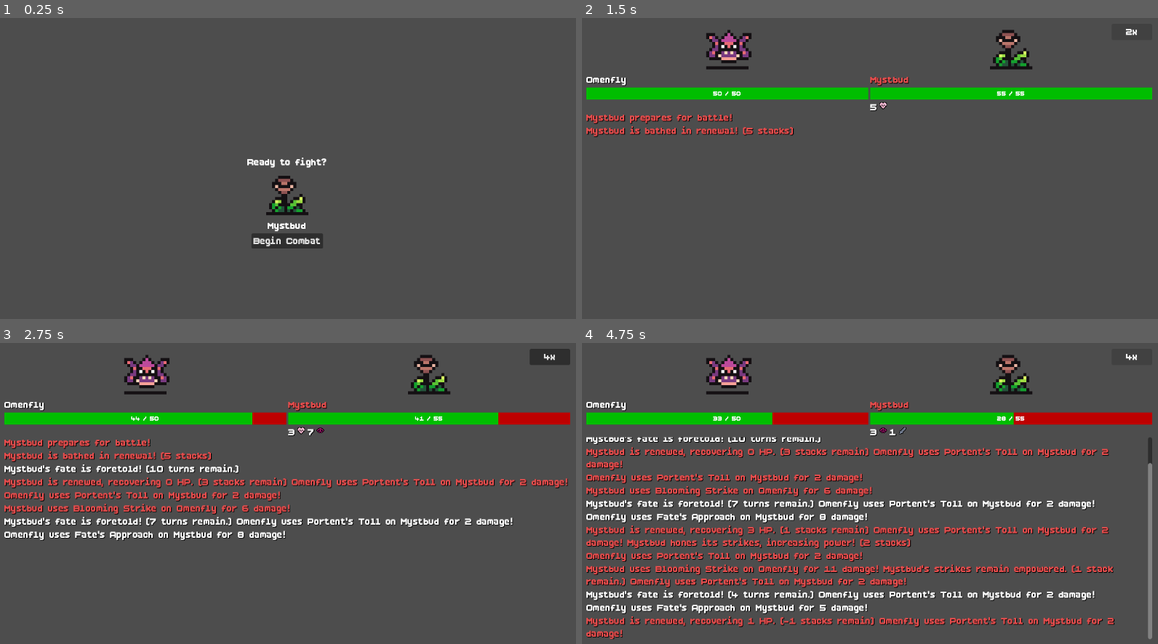
Above: before the commit, frames 1-4 (two rows, left to right).
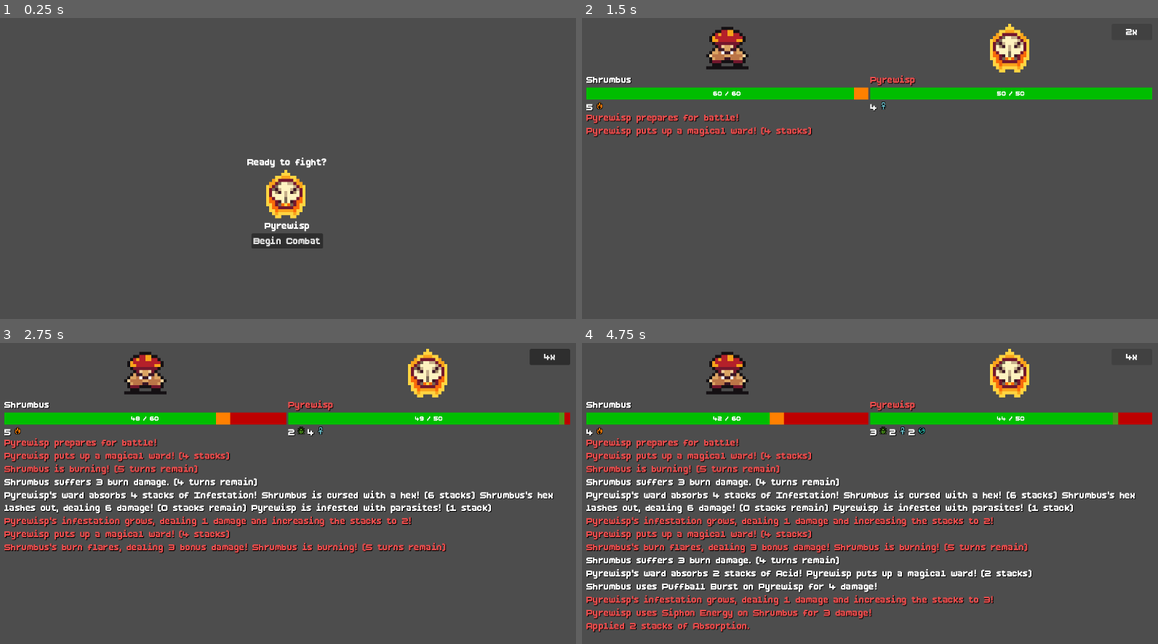
Above: after the commit, the same moments.

Repository: almazancameron/polygonal-pugilists
Game: Godot game, scene res://scenes/battle.tscn
Two runs of this game, one before a commit and one after it. Both use one fixed random seed, a clock stepped at 60 frames per second and the inputs below.
Inputs (mouse positions are in pixels of both pictures, inside the frame that each line leads up to):
- Up to frame 1 (0.25 s): no input
- Up to frame 2 (1.5 s): click "Begin Combat" at 0.5 s; click "1x" at 1.25 s
- Up to frame 3 (2.75 s): tap Enter (ui_accept) at 2, 2.27, 2.57 s; move the mouse to (414, 487) at 2.02 s; hold Right (ui_right) from 2.03 s (still down); hold Shift from 2.03 s (still down); click (414, 487) at 2.17 s
- Up to frame 4 (4.75 s): release Right (ui_right) at 2.75 s; release Shift at 2.75 s; click "4x" at 2.75 s; tap Enter (ui_accept) at 3.5 s; drag from (754, 520) to (841, 568) at 3.52 s; click "2x" at 4.25 s

The runs differ from the first frame. In frame 1, 1.0% of the frame differs, in the area x 45-54%, y 50-72%; in frame 2, 3.0%; in frame 3, 14%; in frame 4, 28%, in the area x 0-99%, y 1-99%.

Commit message:
feat: run the round loop off a real bracket, scouting and resolving off-screen matches
Replaces opponent_lineup with a generated Bracket. Matches the player
isn't in are simulated for odds before their own fight, then rolled to a
true winner afterward (so upsets are possible), with each AI winner's
build grown through the same reward system the player uses.

Tasks 6 and 7 of the plan landed together: advance_round() requires every
match in the round to have a winner, so the loop integration cannot
actually run without the resolver that supplies the other seven.

Entrant selection is still a temporary auto-pick; the character-select
screen replaces it next.

Diff:
--- a/scripts/battle_controller.gd
+++ b/scripts/battle_controller.gd
@@ -5,17 +5,16 @@
 ## until one side is defeated -- both sides choose their own technique via
 ## Combatant.choose_technique(), with no manual clicking once a fight
 ## starts. A non-final win shows an upgrade choice and starts the next
-## round against opponent_lineup's next entry; the final win or any loss
+## round against the bracket's next opponent; the final win or any loss
 ## ends the run.
 ##
 ## Manual Inspector wiring required: full_roster, stat_upgrade_pool,
-## technique_reward_pool, passive_reward_pool. player_familiar_data and
-## opponent_lineup are instead randomly drawn from full_roster every time
-## _ready() runs (see _randomize_matchup()) -- a lightweight stand-in for the
-## real bracket/character-select screen GAME_DESIGN.md §9.1 eventually calls
-## for (that lets the player pick their own entrant; this is just a random
-## gauntlet in the meantime). enemy_familiar_data derives itself from
-## opponent_lineup[0] -- no separate wiring needed for it. The player's
+## technique_reward_pool, passive_reward_pool. full_roster must hold
+## exactly 16 familiars -- Bracket.generate() shuffles them into a real
+## single-elimination tree at the start of every run (see _build_bracket()),
+## replacing the random gauntlet that used to stand in for it. Matches the
+## player isn't in are simulated and scouted before their own fight, then
+## rolled to a true winner afterward (BracketResolver). The player's
 ## familiar starts on whatever priority_rules are already authored directly
 ## on its own Familiar resource -- same as any enemy -- there is no pre-fight
 ## build picker any more.
@@ -49,14 +48,24 @@
 ## reward sequence every run.
 @export var reward_seed: int = 0
 
-## Randomized every _ready() by _randomize_matchup() -- no meaningful
-## difficulty ordering exists among them (nothing in the current roster
-## carries a difficulty rating to order by).
-@export var opponent_lineup: Array[Familiar] = []
-@onready var enemy_familiar_data: Familiar = opponent_lineup[0] if opponent_lineup.size() > 0 else null
-
-## Index into opponent_lineup for the fight currently in progress.
+## Assigned by _build_bracket()/start_next_round() from the bracket's own
+## pairings. No longer derived from a pre-authored lineup.
+var enemy_familiar_data: Familiar
+
+## The run's whole tournament tree. Replaces the old opponent_lineup
+## gauntlet -- see docs/superpowers/specs/2026-09-06-tournament-bracket-design.md.
+var bracket: Bracket
+
+## Round the player is currently in, as a 0-indexed index into
+## bracket.rounds (was previously an index into opponent_lineup).
 var current_round: int = 0
+
+## Seeded per run so a round's upsets are reproducible when reward_seed is set.
+var _bracket_rng: RandomNumberGenerator = RandomNumberGenerator.new()
+
+## Last round's off-screen results, reported once the player's own match
+## resolves.
+var _last_round_results: Array[Dictionary] = []
 
 ## Logs the enemy's skipped-rule reasoning to the combat log. Off by
 ## default since it's debug noise for normal play; flip on in the
@@ -215,7 +224,7 @@
 ## _ready() and again by _on_restart_pressed(), so Restart is a genuinely new
 ## run rather than a full-health replay of whatever matchup just ended.
 func _start_new_run() -> void:
-	_randomize_matchup()
+	_build_bracket()
 	current_round = 0
 	_priority_rules_edited_this_round = false
 
@@ -250,14 +259,9 @@
 	await _wait_for_pre_fight_screen(enemy, false)
 	await begin_fight("%s prepares for battle!" % enemy.familiar.familiar_name, CombatLog.Source.ENEMY)
 
-## Draws 5 distinct familiars from the full roster -- one for the player, four
-## for opponent_lineup -- so every launch starts a different matchup instead
-## of whatever's fixed in the Inspector. Duplicates each pick: player_familiar_
-## data's priority_rules get mutated in place over the course of a run
-## (advance_to_priority_editor()), and load() caches .tres resources by path,
-## so reusing the shared object directly would corrupt the base familiar's
-## data in memory for any later pick of the same familiar within this
-## process.
+## Builds this run's bracket and puts the player in one of its round-1
+## matches. Bracket.generate() duplicates every entrant, so builds can
+## mutate in place over the run without corrupting the base .tres files.
 ##
 ## full_roster is an authored, exported list rather than a runtime directory
 ## scan of resources/familiars/ (an earlier version of this method did that,
@@ -268,21 +272,43 @@
 ## balance_test.gd is fine relying on it since it only ever runs against the
 ## loose project; anything that has to work in an exported build (this file)
 ## can't.
-func _randomize_matchup() -> void:
-	if full_roster.is_empty():
-		push_error("full_roster is empty -- assign all familiars in the Inspector")
+##
+## The entrant choice is temporary: the character-select screen replaces
+## _auto_pick_entrant() with a real player decision.
+func _build_bracket() -> void:
+	if full_roster.size() != Bracket.ENTRANT_COUNT:
+		push_error("full_roster must hold exactly %d familiars, holds %d" % [Bracket.ENTRANT_COUNT, full_roster.size()])
 		return
 
-	var roster: Array[Familiar] = full_roster.duplicate()
-	roster.shuffle()
-
-	player_familiar_data = roster[0].duplicate()
-
-	opponent_lineup = []
-	for familiar in roster.slice(1, 6):
-		opponent_lineup.append(familiar.duplicate())
-
-	enemy_familiar_data = opponent_lineup[0]
+	var rng := RandomNumberGenerator.new()
+	rng.randomize()
+
+	if reward_seed != 0:
+		_bracket_rng.seed = reward_seed
+	else:
+		_bracket_rng.randomize()
+
+	bracket = Bracket.generate(full_roster, rng)
+	_last_round_results = []
+
+	# Scouted before anyone has picked a side, so all 8 round-1 matches get
+	# odds -- character select shows them while choosing. Whichever match
+	# the player then joins keeps its label but never reads it again.
+	BracketResolver.scout_round(bracket.rounds[0])
+
+	_auto_pick_entrant(rng)
+
+func _auto_pick_entrant(rng: RandomNumberGenerator) -> void:
+	var first_round: BracketRound = bracket.rounds[0]
+	var chosen: BracketMatch = first_round.matches[rng.randi_range(0, first_round.matches.size() - 1)]
+	chosen.is_player_match = true
+
+	player_familiar_data = chosen.entrant_a
+	enemy_familiar_data = chosen.entrant_b
+
+## The match the player is fighting this round.
+func player_bracket_match() -> BracketMatch:
+	return bracket.rounds[current_round].player_match()
 
 func _on_speed_toggle_pressed() -> void:
 	speed_index = (speed_index + 1) % SPEED_MULTIPLIERS.size()
@@ -325,6 +351,17 @@
 	speed_toggle_button.visible = false
 	log_scroll.visible = false
 
+	# The rest of the round's results, revealed now that the player's own
+	# match is settled. Combat-log lines rather than a dedicated reveal
+	# screen -- the visual pass that would style one is deliberately
+	# deferred behind the bracket (GAME_DESIGN.md §10).
+	for result in _last_round_results:
+		var upset_note: String = " (UPSET)" if result.was_upset else ""
+		combat_log.add_entry("%s defeats %s.%s" % [
+			result.winner.familiar_name, result.loser.familiar_name, upset_note
+		], CombatLog.Source.PLAYER)
+	_last_round_results = []
+
 	begin_phase_b()
 
 ## Builds one StatUpgradeRow per stat_upgrade_pool entry and shows the
@@ -707,7 +744,7 @@
 		combat_log.add_entry(engine.battle_end_enemy_message, CombatLog.Source.ENEMY)
 
 	if engine.winner == player:
-		if current_round < opponent_lineup.size() - 1:
+		if current_round < bracket.rounds.size() - 1:
 			combat_log.add_entry("Victory! %s is defeated. Prepare for the next round!" % enemy.familiar.familiar_name, CombatLog.Source.PLAYER)
 
 			await get_tree().create_timer(1.5).timeout
@@ -721,6 +758,15 @@
 		return true
 
 	phase = Phase.BATTLE_OVER
+
+	# Record the elimination in the bracket before the run ends. Nothing
+	# else in this round needs resolving -- single elimination means the
+	# run is over the moment the player loses (GAME_DESIGN.md §9.5).
+	var lost_match: BracketMatch = player_bracket_match()
+	if lost_match != null:
+		lost_match.winner = enemy_familiar_data
+		lost_match.revealed = true
+
 	combat_log.add_entry("Defeat! %s is defeated." % player.familiar.familiar_name, CombatLog.Source.ENEMY)
 	await get_tree().create_timer(2.5).timeout
 	show_game_over("Defeat! %s has fallen." % player.familiar.familiar_name)
@@ -746,8 +792,31 @@
 ## only resumes once that whole sequence resolves into
 ## advance_to_priority_editor()/begin_fight().
 func start_next_round() -> void:
+	# Record the player's own win, then roll every other match in this
+	# round to its true winner (which may upset the simulated favourite)
+	# before advancing -- advance_round() needs every match resolved.
+	var finished_match: BracketMatch = player_bracket_match()
+	if finished_match != null:
+		finished_match.winner = player_familiar_data
+		finished_match.revealed = true
+
+	_last_round_results = BracketResolver.resolve_round(
+		bracket.rounds[current_round], current_round + 1,
+		technique_reward_pool, passive_reward_pool, _bracket_rng)
+
+	bracket.advance_round(current_round)
 	current_round += 1
-	enemy_familiar_data = opponent_lineup[current_round]
+
+	# The player advances into whichever next-round match now holds them.
+	for bracket_match in bracket.rounds[current_round].matches:
+		if bracket_match.has_entrant(player_familiar_data):
+			bracket_match.is_player_match = true
+			break
+
+	var next_match: BracketMatch = bracket.rounds[current_round].player_match()
+	enemy_familiar_data = next_match.other_entrant(player_familiar_data)
+
+	BracketResolver.scout_round(bracket.rounds[current_round])
 
 	begin_reward_sequence()
 
--- /dev/null
+++ b/scripts/bracket/bracket_resolver.gd
@@ -0,0 +1,61 @@
+class_name BracketResolver
+extends RefCounted
+
+## The two halves of an off-screen round: scouting (simulate, derive odds,
+## show them) happens before the player's own fight; resolving (roll
+## against those odds, grow the winners, mark revealed) happens after it.
+## Split deliberately -- the player sees odds they cannot yet know the
+## outcome of, which is the whole point of scouting.
+
+## Simulates every match the player isn't in and records its odds label.
+## Deliberately leaves winner/revealed alone: scouting tells the player
+## how a match looks, not how it went.
+static func scout_round(bracket_round: BracketRound) -> void:
+	for bracket_match in bracket_round.other_matches():
+		if not bracket_match.is_ready():
+			continue
+
+		var simulated: Dictionary = BracketSimulator.simulate(bracket_match.entrant_a, bracket_match.entrant_b)
+		var probability: float = BracketOdds.advance_probability(simulated.margin)
+
+		if simulated.winner == bracket_match.entrant_a:
+			bracket_match.odds_label = BracketOdds.winner_label(probability)
+		else:
+			bracket_match.odds_label = BracketOdds.loser_label(probability)
+
+## Rolls every scouted match to its true winner, grows that winner's
+## build, and marks it revealed. Returns one summary entry per match so
+## the caller can report upsets.
+##
+## Re-simulates rather than caching the scouted probability: the sim is
+## deterministic for a given pair of builds and nothing about those builds
+## changes between scouting and resolving, so this reproduces the same
+## numbers without needing a second field on BracketMatch to hold them.
+static func resolve_round(bracket_round: BracketRound, round_completed: int,
+		technique_pool: Array[Technique], passive_pool: Array[PassiveEffect],
+		rng: RandomNumberGenerator) -> Array[Dictionary]:
+	var summaries: Array[Dictionary] = []
+
+	for bracket_match in bracket_round.other_matches():
+		if not bracket_match.is_ready():
+			continue
+
+		var simulated: Dictionary = BracketSimulator.simulate(bracket_match.entrant_a, bracket_match.entrant_b)
+		var probability: float = BracketOdds.advance_probability(simulated.margin)
+
+		var favored: Familiar = simulated.winner
+		var upset: bool = rng.randf() > probability
+		var true_winner: Familiar = simulated.loser if upset else favored
+
+		bracket_match.winner = true_winner
+		bracket_match.revealed = true
+
+		AIDrafter.apply_round_reward(true_winner, round_completed, technique_pool, passive_pool, rng)
+
+		summaries.append({
+			"winner": true_winner,
+			"loser": bracket_match.other_entrant(true_winner),
+			"was_upset": upset,
+		})
+
+	return summaries
--- a/scripts/tools/bracket_test.gd
+++ b/scripts/tools/bracket_test.gd
@@ -20,6 +20,7 @@
 	"odds_boundaries",
 	"simulate_produces_winner_and_margin",
 	"ai_drafter_grows_a_build",
+	"resolver_scouts_and_resolves",
 ]
 
 var _failures: Array[String] = []
@@ -35,6 +36,7 @@
 	_check_odds_boundaries()
 	_check_simulate_produces_winner_and_margin()
 	_check_ai_drafter_grows_a_build()
+	_check_resolver_scouts_and_resolves()
 	_report()
 
 func _check_generate_shape() -> void:
@@ -193,6 +195,39 @@
 	_expect(AIDrafter.lowest_stat(hp_starved) == Familiar.Stat.MAX_HP,
 		"a familiar at the bottom of the HP range with everything else maxed should get HP")
 	_done("ai_drafter_grows_a_build")
+
+func _check_resolver_scouts_and_resolves() -> void:
+	var bracket: Bracket = Bracket.generate(_roster(), _rng(21))
+	bracket.rounds[0].matches[0].is_player_match = true
+
+	BracketResolver.scout_round(bracket.rounds[0])
+
+	_expect(bracket.rounds[0].matches[0].odds_label == "",
+		"the player's own match should never be scouted")
+	for bracket_match in bracket.rounds[0].other_matches():
+		_expect(bracket_match.odds_label != "", "every off-screen match should be scouted")
+		_expect(not bracket_match.revealed, "scouting must not resolve a match")
+		_expect(bracket_match.winner == null, "scouting must not pick a winner")
+
+	var technique_pool: Array[Technique] = []
+	var passive_pool: Array[PassiveEffect] = []
+	for other in _roster():
+		for technique in other.techniques:
+			if technique not in technique_pool:
+				technique_pool.append(technique)
+		for passive in other.passives:
+			if passive not in passive_pool:
+				passive_pool.append(passive)
+
+	var results: Array[Dictionary] = BracketResolver.resolve_round(
+		bracket.rounds[0], 1, technique_pool, passive_pool, _rng(22))
+
+	_expect(results.size() == 7, "7 off-screen matches should resolve, got %d" % results.size())
+	for bracket_match in bracket.rounds[0].other_matches():
+		_expect(bracket_match.revealed, "every off-screen match should be revealed after resolving")
+		_expect(bracket_match.winner != null, "every resolved match needs a winner")
+		_expect(bracket_match.has_entrant(bracket_match.winner), "the winner must be one of the entrants")
+	_done("resolver_scouts_and_resolves")
 
 ## Tool-only DirAccess scan -- fine here (this never runs from an exported
 ## .pck), same as balance_test.gd's own loader.
Not shown, added: scripts/bracket/bracket_resolver.gd.uid
